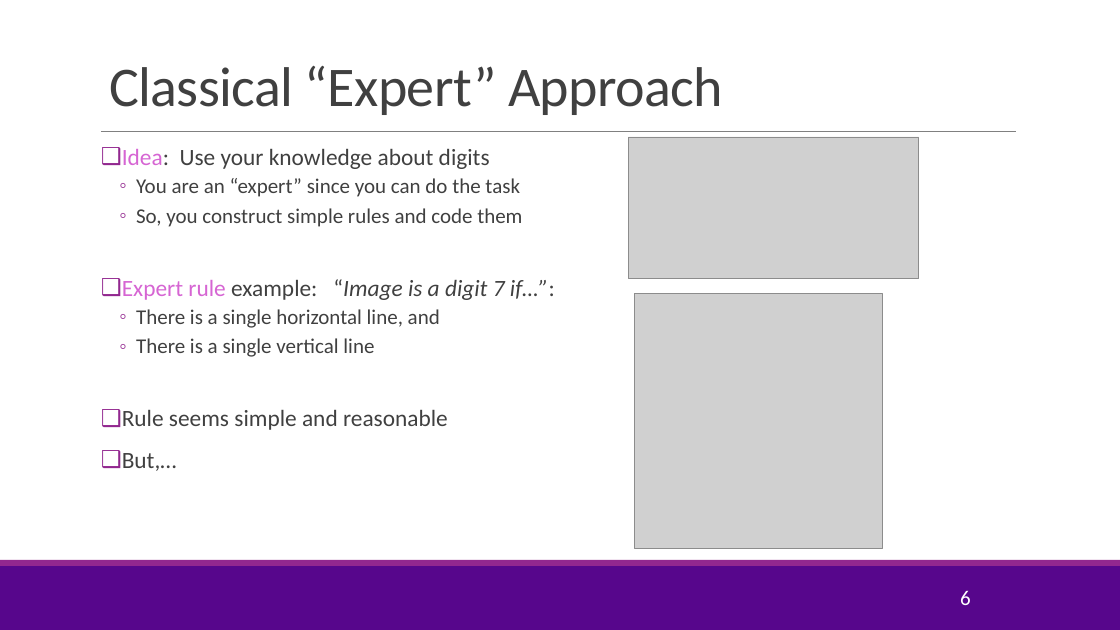
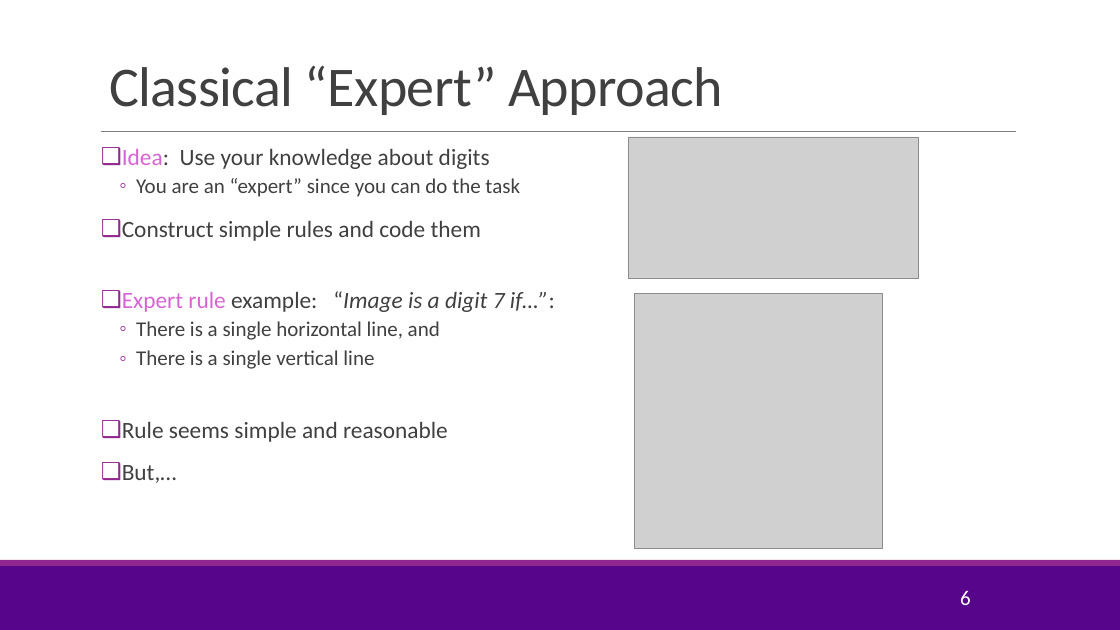
Before and after one commit to sdrangan/introml, a slide deck: slide 6 of lectures/Lect01_IntroML.pptx. Drawn at 1120x630 pixels with LibreOffice and Linux fonts; fonts in the diff are those of the drawing; grey boxes stand for pictures; background and template pictures are left out. Boxes give left, top, right and bottom in pixels: in the first picture for what was removed or moved away, otherwise in the second. Text is boxed around its words. In the diff, an @@ line names an element or a change of style, - is before the commit and + after.

```diff
--- a/lectures/Lect01_IntroML.pptx
+++ b/lectures/Lect01_IntroML.pptx
@@ text at [122, 221, 481, 241]: text changed; size 18 to 20 pt @@
-  ◦ So, you construct simple rules and code them
+❑ Construct simple rules and code them
```
Also in this commit, not shown: 2 other slides changed, 2 slides removed, 3 other files.
